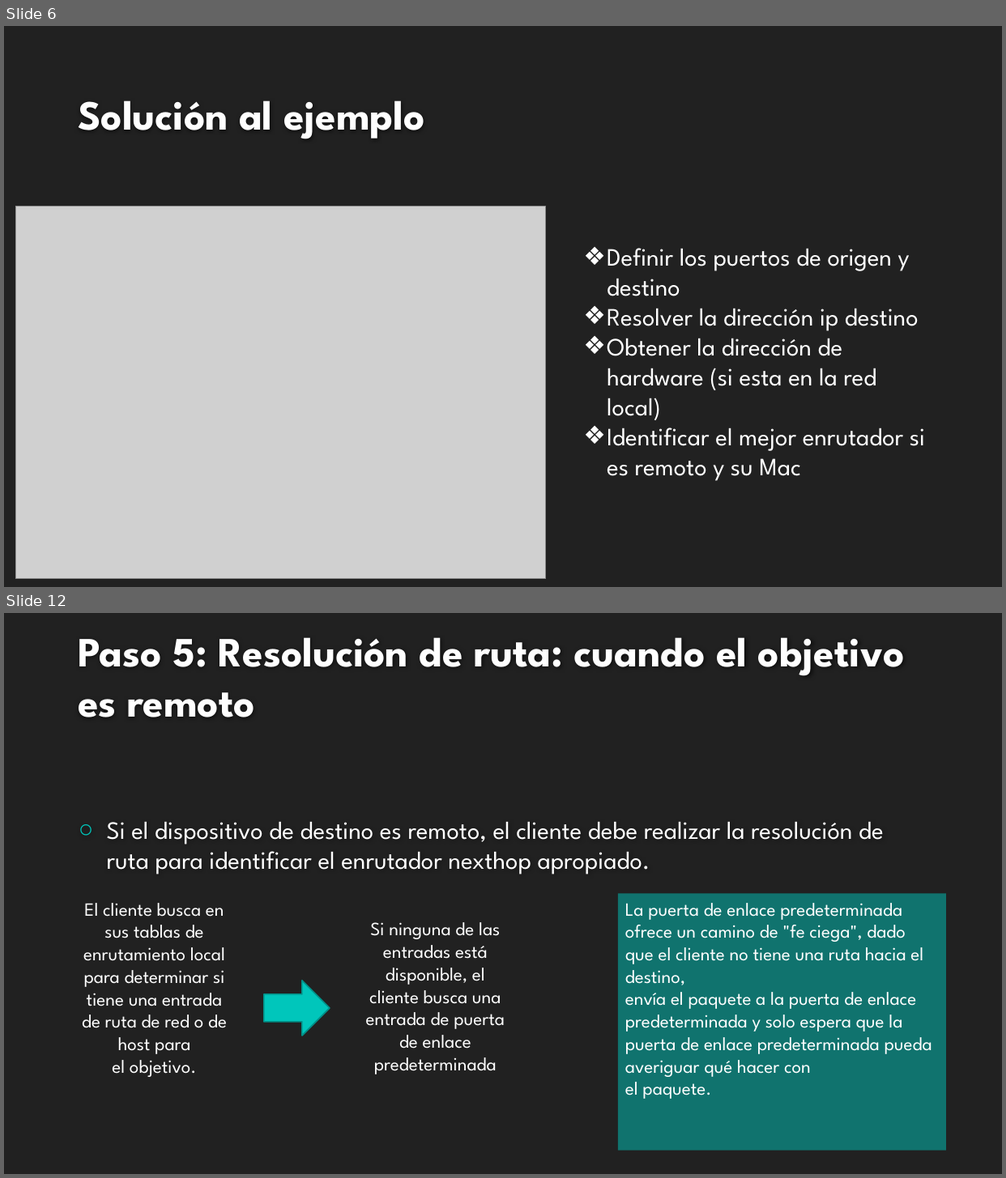
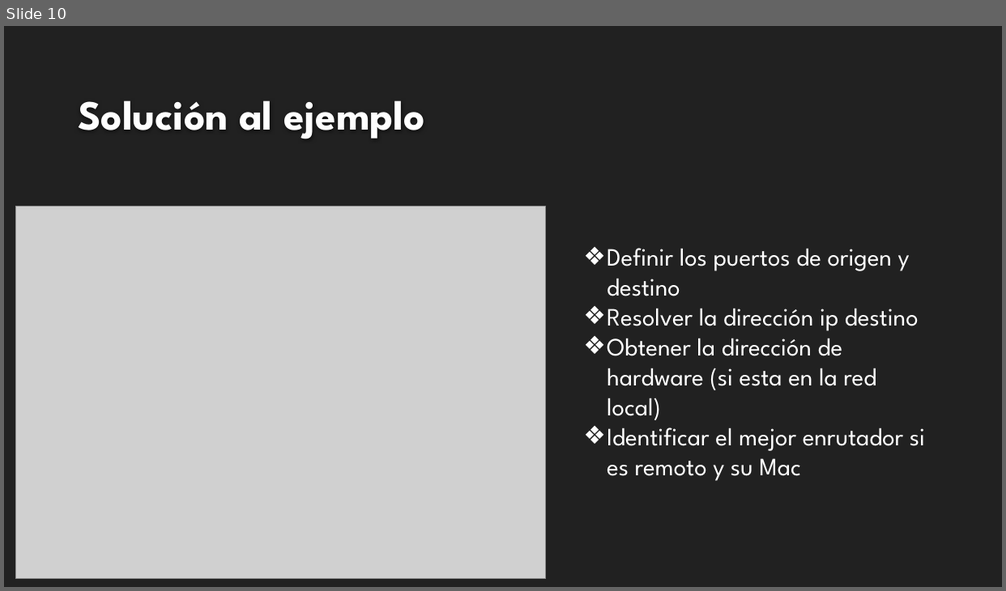
Before and after one commit to Omar-Vazquez-C/Tareas-Telecom, a slide deck: Presentacion Chapter 14 Vazquez Canto Andres.pptx. Shown one above the other, each under a label of ours: slides 6 and 12 before the commit, slide 10 after it; the slides between them are not shown. The pictures are 1006x1178 and 1006x591 pixels, drawn with LibreOffice and Linux fonts; fonts in the diff are those of the drawing; grey boxes stand for pictures; background and template pictures are left out. Boxes give left, top, right and bottom in pixels: in the first picture for what was removed or moved away, otherwise in the second. Text is boxed around its words. In the diff, an @@ line names an element or a change of style, - is before the commit and + after.

```diff
--- a/Presentacion Chapter 14 Vazquez Canto Andres.pptx
+++ b/Presentacion Chapter 14 Vazquez Canto Andres.pptx
@@ slide 12 removed at box(4, 613, 1002, 1174), background #212121 @@
@@ title removed at box(78, 637, 905, 717) @@
-Paso 5: Resolución de ruta: cuando el objetivo es remoto
@@ text removed at box(107, 821, 884, 875) @@
-○ Si el dispositivo de destino es remoto, el cliente debe realizar la resolución de ruta para identificar el enrutador nexthop apropiado.
@@ text removed at box(82, 903, 227, 1077) @@
-El cliente busca en sus tablas de enrutamiento local para determinar si tiene una entrada de ruta de red o de host para
-el objetivo.
@@ rectangle removed at box(618, 894, 947, 1151) @@
-La puerta de enlace predeterminada ofrece un camino de "fe ciega", dado que el cliente no tiene una ruta hacia el destino,
-envía el paquete a la puerta de enlace predeterminada y solo espera que la puerta de enlace predeterminada pueda averiguar qué hacer con
-el paquete.
@@ text removed at box(366, 922, 505, 1075) @@
-Si ninguna de las entradas está disponible, el cliente busca una entrada de puerta de enlace predeterminada
@@ right arrow removed at box(264, 981, 330, 1036) @@
@@ what was slide 6 is now slide 10 @@
```
Also in this commit, not shown: 3 slides changed, 5 slides added, 8 other slides removed.
